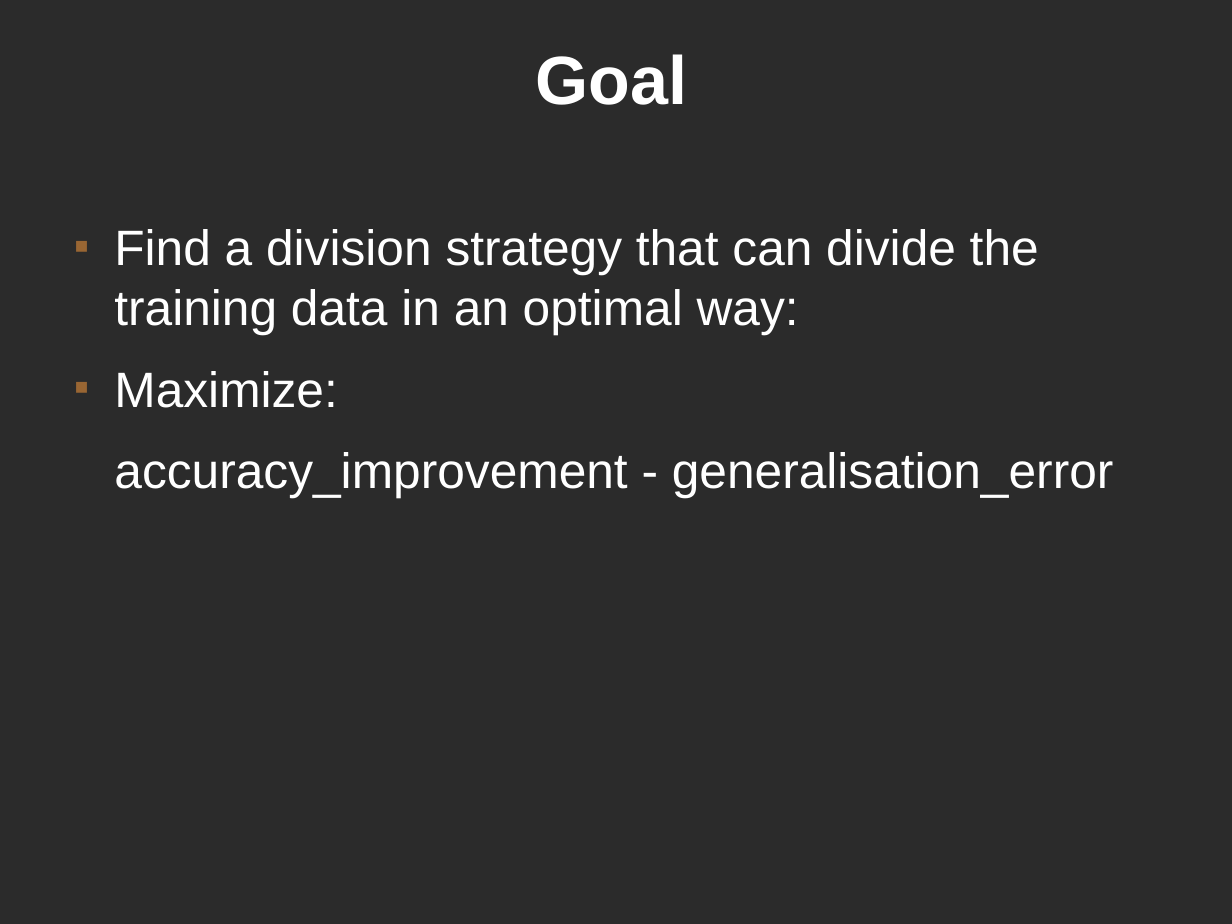
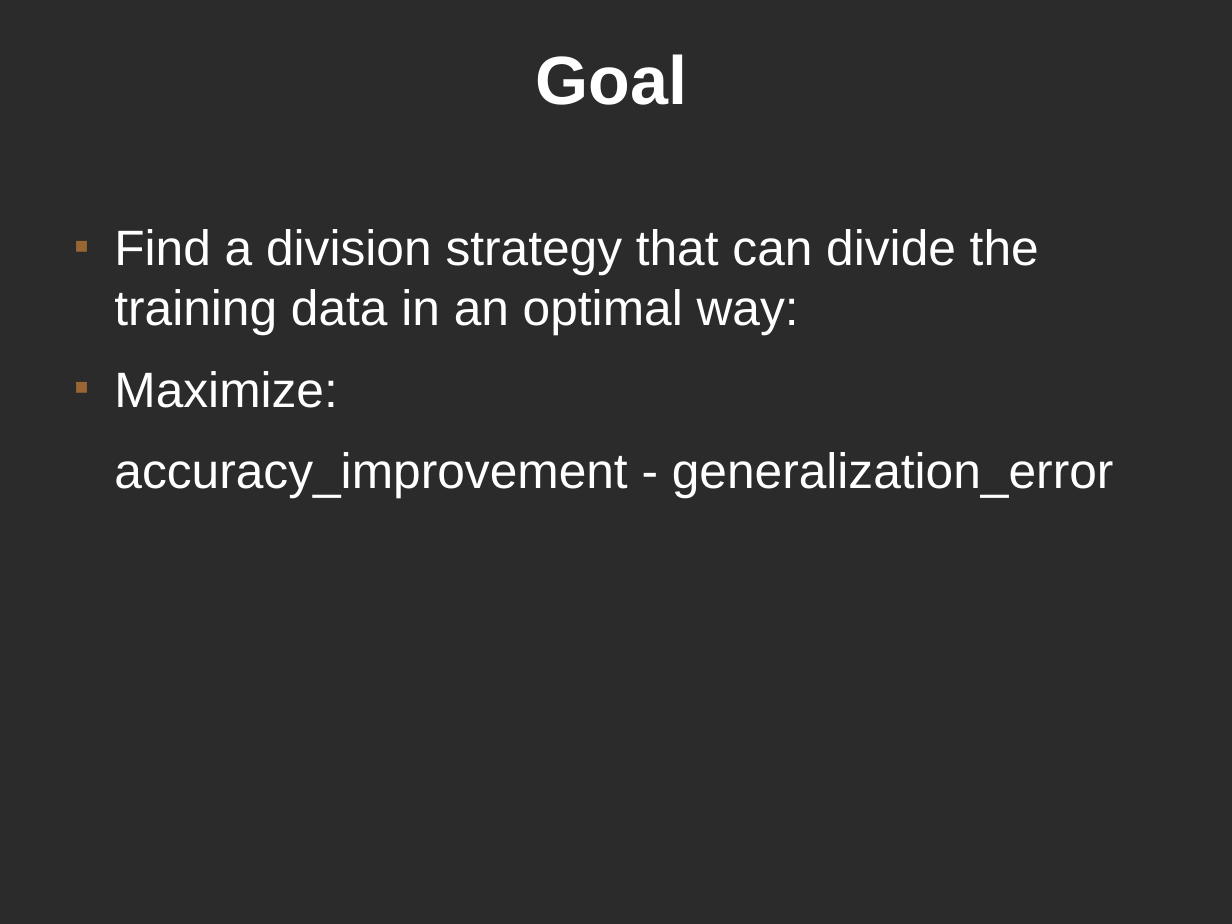
Before and after one commit to kjellwinblad/master-thesis-matrial, a slide deck: slide 11 of presentation/presenation.odp. Drawn at 1232x924 pixels with LibreOffice and Linux fonts; fonts in the diff are those of the drawing; background and template pictures are left out; a plain dark background stands for a picture behind light text. Boxes give left, top, right and bottom in pixels: in the first picture for what was removed or moved away, otherwise in the second. Text is boxed around its words. In the diff, an @@ line names an element or a change of style, - is before the commit and + after.

```diff
--- a/presentation/presenation.odp
+++ b/presentation/presenation.odp
@@ text at <box>114,452,1114,498</box>: text changed @@
-accuracy_improvement - generalisation_error
+accuracy_improvement - generalization_error
```
Also in this commit, not shown: 8 other slides changed.
